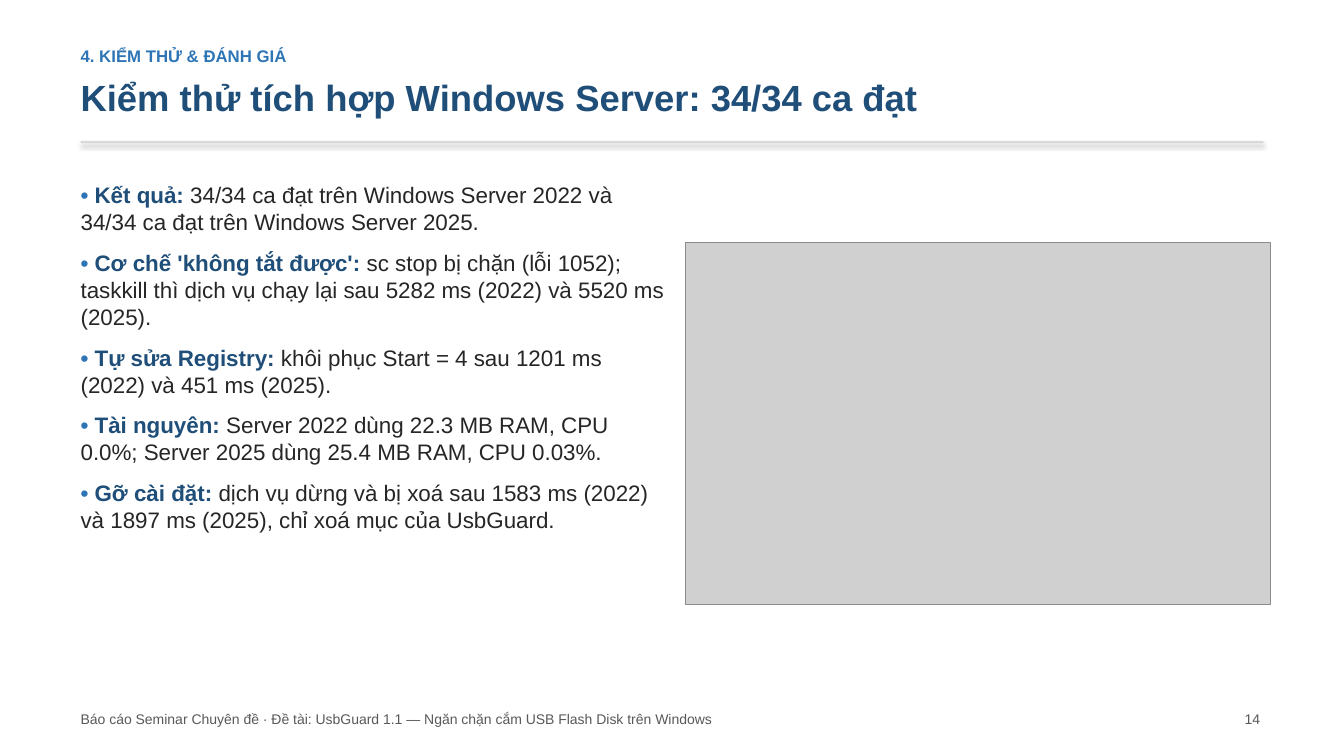
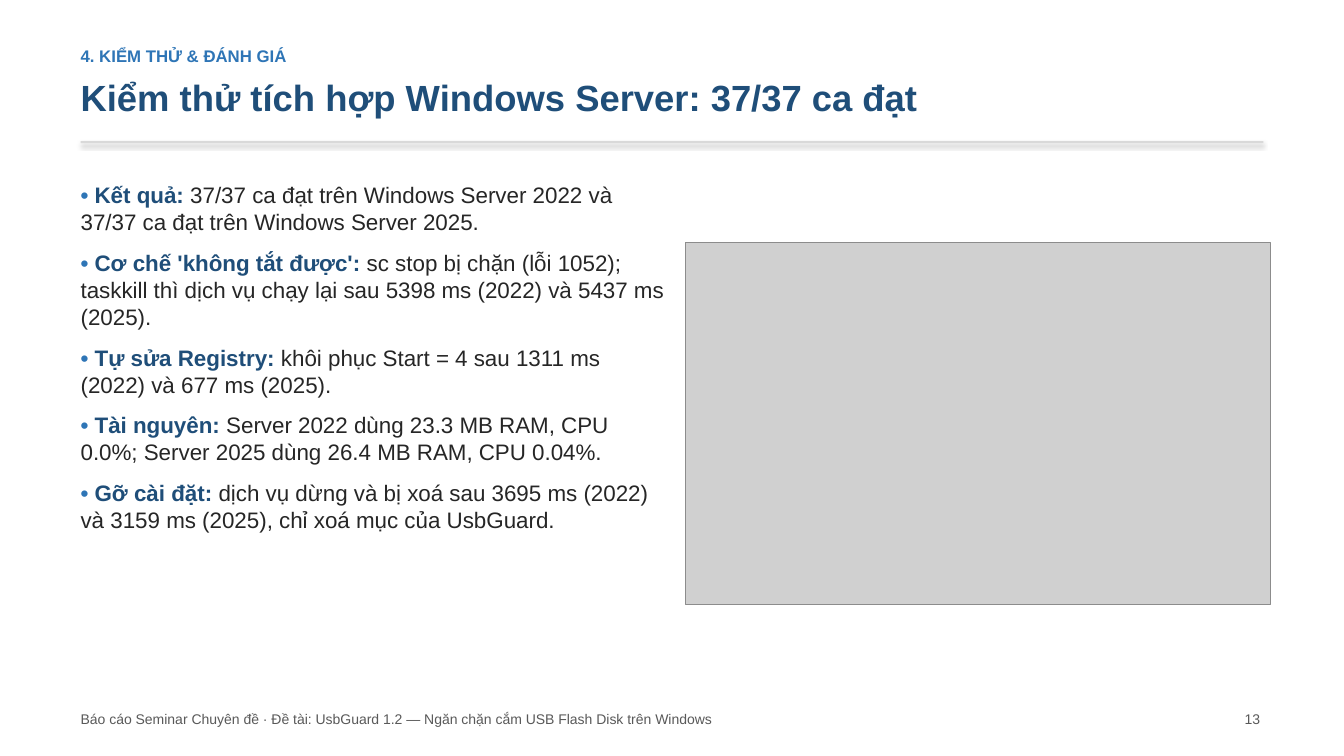
Before and after one commit to hungphamwp/usbguard, a slide deck: slide 13 of slide/SLIDE-UsbGuard.pptx (slide 14 before the commit). Drawn at 1344x756 pixels with LibreOffice and Linux fonts; fonts in the diff are those of the drawing; grey boxes stand for pictures. Boxes give left, top, right and bottom in pixels: in the first picture for what was removed or moved away, otherwise in the second. Text is boxed around its words. In the diff, an @@ line names an element or a change of style, - is before the commit and + after.

```diff
--- a/slide/SLIDE-UsbGuard.pptx
+++ b/slide/SLIDE-UsbGuard.pptx
@@ text at bbox=[81, 83, 917, 119]: text changed @@
-Kiểm thử tích hợp Windows Server: 34/34 ca đạt
+Kiểm thử tích hợp Windows Server: 37/37 ca đạt
@@ text at bbox=[81, 186, 664, 533]: text changed @@
-• Kết quả: 34/34 ca đạt trên Windows Server 2022 và 34/34 ca đạt trên Windows Server 2025.
-• Cơ chế 'không tắt được': sc stop bị chặn (lỗi 1052); taskkill thì dịch vụ chạy lại sau 5282 ms (2022) và 5520 ms (2025).
-• Tự sửa Registry: khôi phục Start = 4 sau 1201 ms (2022) và 451 ms (2025).
-• Tài nguyên: Server 2022 dùng 22.3 MB RAM, CPU 0.0%; Server 2025 dùng 25.4 MB RAM, CPU 0.03%.
-• Gỡ cài đặt: dịch vụ dừng và bị xoá sau 1583 ms (2022) và 1897 ms (2025), chỉ xoá mục của UsbGuard.
+• Kết quả: 37/37 ca đạt trên Windows Server 2022 và 37/37 ca đạt trên Windows Server 2025.
+• Cơ chế 'không tắt được': sc stop bị chặn (lỗi 1052); taskkill thì dịch vụ chạy lại sau 5398 ms (2022) và 5437 ms (2025).
+• Tự sửa Registry: khôi phục Start = 4 sau 1311 ms (2022) và 677 ms (2025).
+• Tài nguyên: Server 2022 dùng 23.3 MB RAM, CPU 0.0%; Server 2025 dùng 26.4 MB RAM, CPU 0.04%.
+• Gỡ cài đặt: dịch vụ dừng và bị xoá sau 3695 ms (2022) và 3159 ms (2025), chỉ xoá mục của UsbGuard.
@@ text at bbox=[81, 713, 712, 727]: text changed @@
-Báo cáo Seminar Chuyên đề · Đề tài: UsbGuard 1.1 — Ngăn chặn cắm USB Flash Disk trên Windows
+Báo cáo Seminar Chuyên đề · Đề tài: UsbGuard 1.2 — Ngăn chặn cắm USB Flash Disk trên Windows
@@ text at bbox=[1245, 714, 1261, 724]: text changed @@
-14
+13
```
Also in this commit, not shown: 16 other slides changed, 2 slides added, 1 slide removed, 15 other files.
